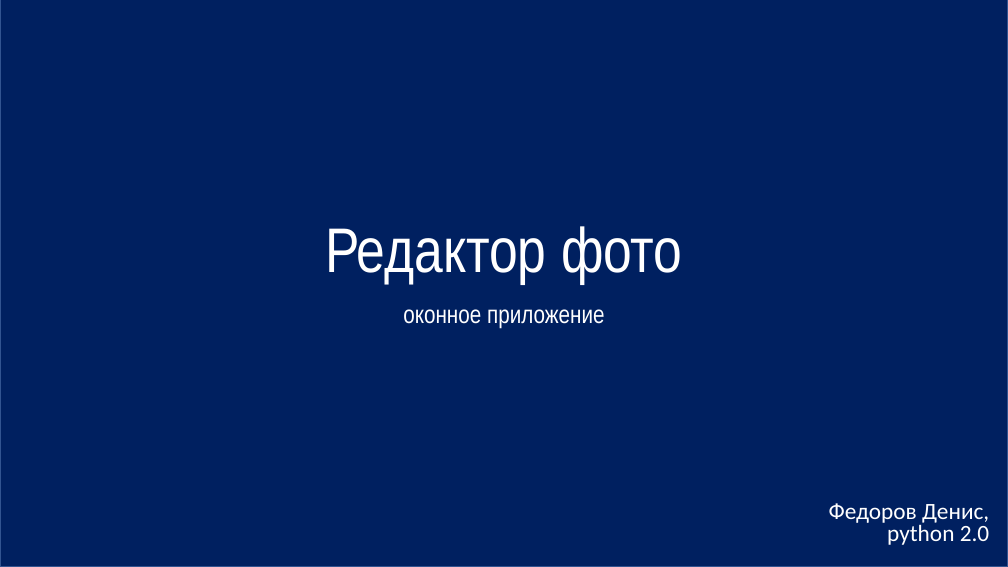
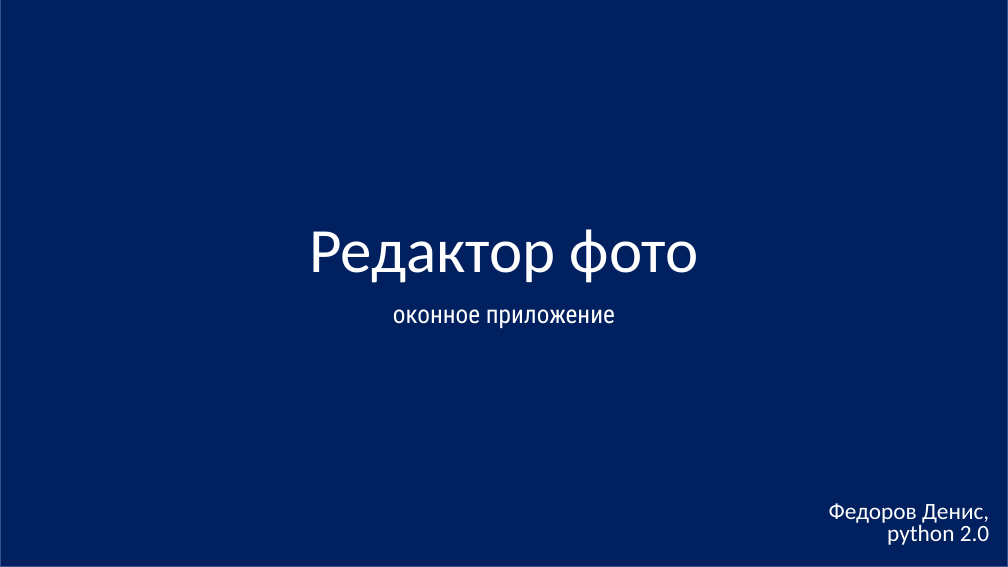
Before and after one commit to truly-a-moth/photozhop, a slide deck: slide 1 of ПРОЕКТ ПИТОН.pptx. Drawn at 1008x567 pixels with LibreOffice and Linux fonts; fonts in the diff are those of the drawing. Boxes give left, top, right and bottom in pixels: in the first picture for what was removed or moved away, otherwise in the second. Text is boxed around its words. In the diff, an @@ line names an element or a change of style, - is before the commit and + after.

```diff
--- a/ПРОЕКТ ПИТОН.pptx
+++ b/ПРОЕКТ ПИТОН.pptx
@@ title "Редактор фото" at <box>309,229,699,283</box>: font Arial Narrow to Calibri @@
@@ subtitle "оконное приложение" at <box>393,309,615,328</box>: font Arial Narrow to Roboto Condensed @@
```
Also in this commit, not shown: 6 other slides changed, 2 slides removed.
